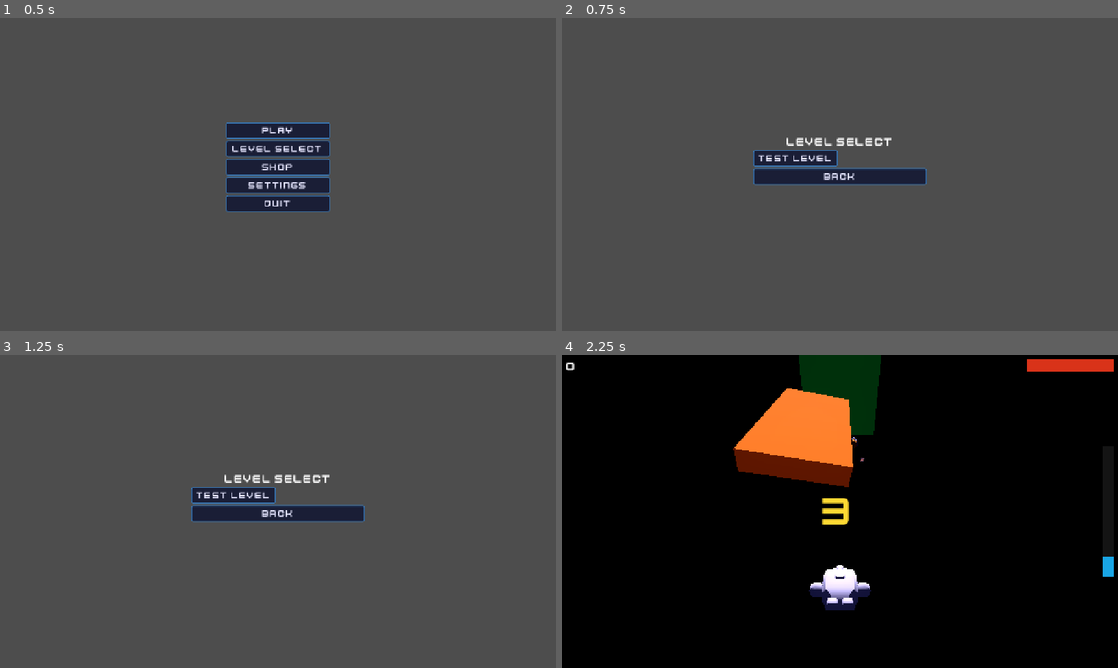
Above: before the commit, frames 1-4 (two rows, left to right).
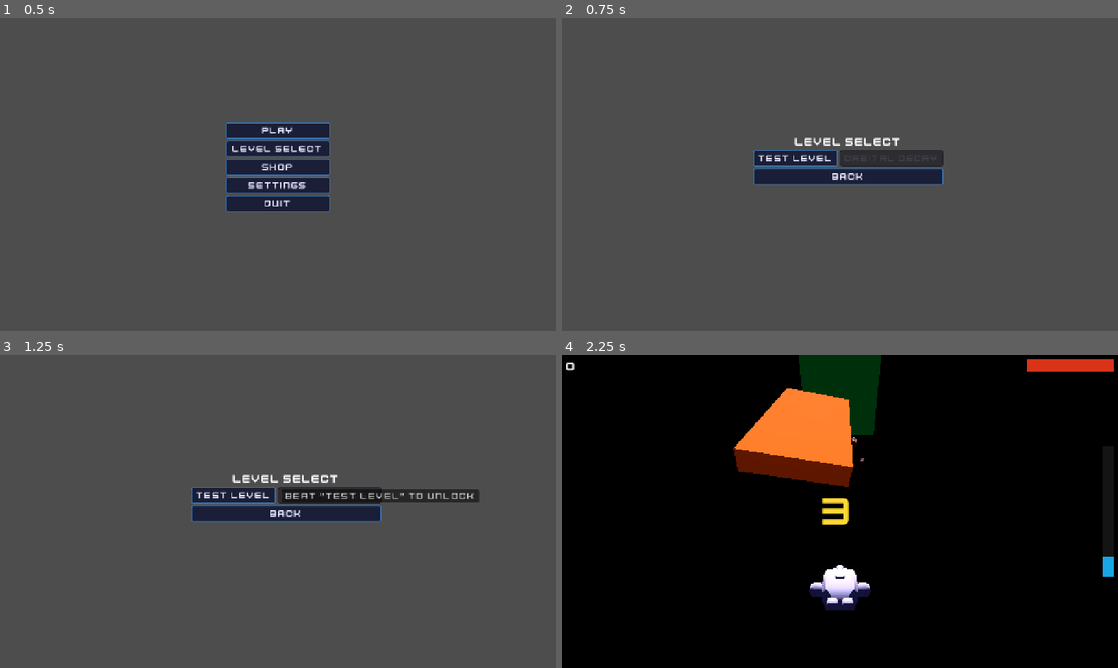
Above: after the commit, the same moments.

Repository: Dinozor/space-jumper
Game: Godot game, scene res://game/main/main.tscn
Same seed, same stepped clock (60 frames per second), same inputs: the game is played once before the commit and once after it.
Inputs (mouse positions are in pixels of both pictures, inside the frame that each line leads up to):
- Up to frame 1 (0.5 s): no input
- Up to frame 2 (0.75 s): click "Level Select" at 0.5 s
- Up to frame 3 (1.25 s): no input
- Up to frame 4 (2.25 s): tap Enter at 1.25 s; move the mouse to (962, 495) at 1.27 s; hold D (move_right) 1.28-2 s; click (962, 495) at 1.35 s; tap Space (jump) at 1.52 s; click "Test level" at 2 s

Frame 1 is identical in both runs. In frame 2, 1.5% of the frame differs, in the area x 40-69%, y 38-54%; in frame 3, 2.2%, in the area x 40-87%, y 38-54%; in frame 4, nothing differs.

Commit message:
feat(menu): show locked levels grayed out with unlock tooltip in level select
All levels now appear; locked ones are disabled + 55% gray with a
tooltip: 'Beat "Test Level" to unlock'. Tooltip resolves the previous
level's display_name automatically.

Co-Authored-By: Claude Sonnet 4.6 <noreply@anthropic.com>

Diff:
--- a/game/menu/level_select.gd
+++ b/game/menu/level_select.gd
@@ -1,11 +1,10 @@
 class_name LevelSelect
 extends Control
 
-## Level selection screen. Populates buttons from LevelLoader data via GameState.
+## Level selection screen. Shows all levels; locked ones are disabled with a tooltip.
 
 signal level_chosen(level_id: int)
 
-@onready var _title: Label = $VBox/Title
 @onready var _button_container: HBoxContainer = $VBox/ButtonContainer
 @onready var _back_button: Button = $VBox/BackButton
 
@@ -17,14 +16,28 @@
 
 func _populate_buttons() -> void:
 	for level: LevelData in GameState.levels:
-		if level.level_id not in GameState.unlocked_levels:
-			continue
+		var unlocked: bool = level.level_id in GameState.unlocked_levels
 		var btn: Button = Button.new()
 		btn.text = (
 			level.display_name if level.display_name != "" else "Level %d" % (level.level_id + 1)
 		)
-		btn.pressed.connect(func() -> void: _on_level_chosen(level.level_id))
+		if unlocked:
+			btn.pressed.connect(func() -> void: _on_level_chosen(level.level_id))
+		else:
+			btn.disabled = true
+			btn.modulate = Color(0.55, 0.55, 0.55)
+			btn.tooltip_text = _unlock_hint(level.level_id)
 		_button_container.add_child(btn)
+
+
+func _unlock_hint(level_id: int) -> String:
+	for level: LevelData in GameState.levels:
+		if level.level_id == level_id - 1:
+			var name: String = (
+				level.display_name if level.display_name != "" else "Level %d" % level_id
+			)
+			return 'Beat "%s" to unlock' % name
+	return "Locked"
 
 
 func _on_level_chosen(level_id: int) -> void:
